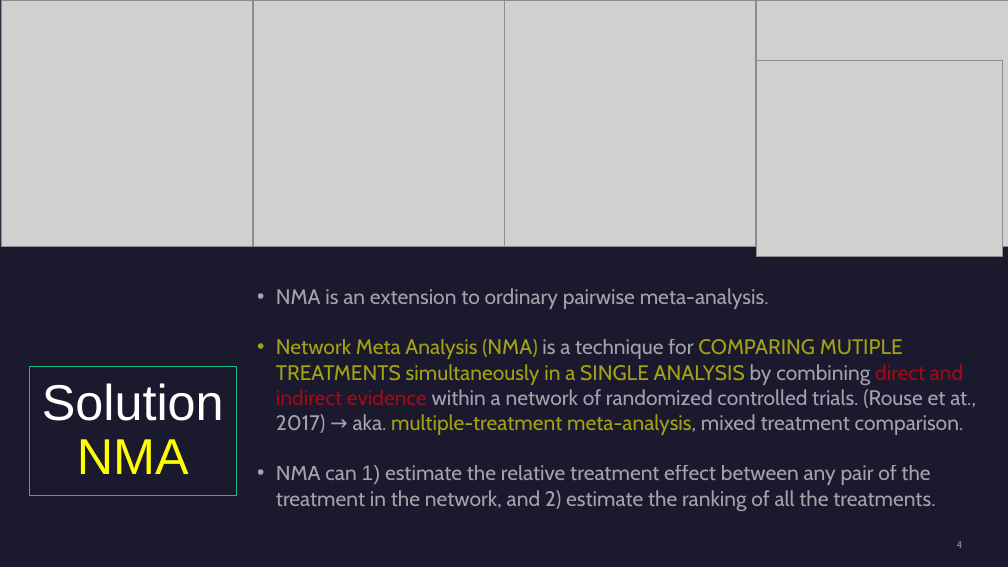
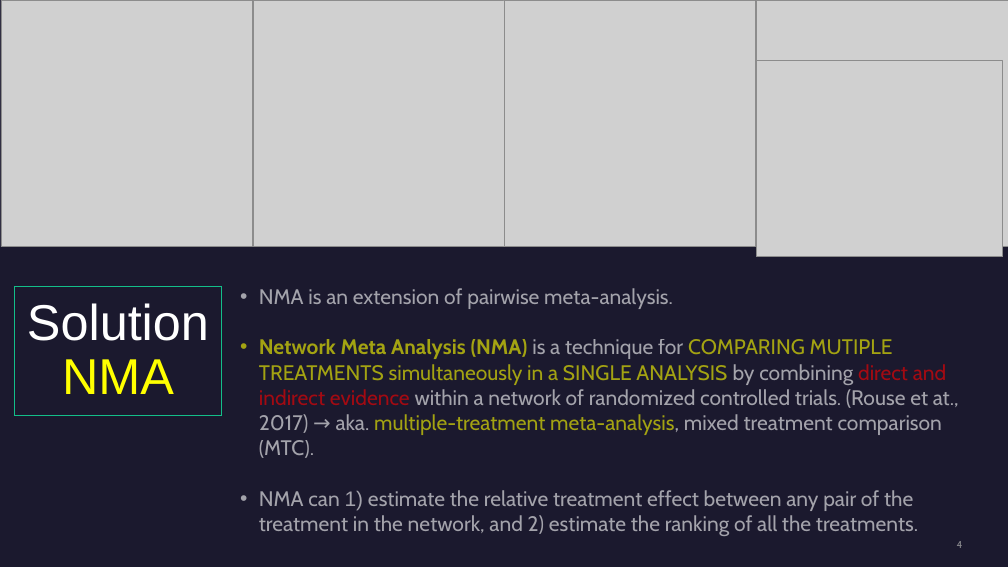
Before and after one commit to psyen0824/NMA, a slide deck: slide 4 of NMA_01Mar2024.pptx. Drawn at 1008x567 pixels with LibreOffice and Linux fonts; fonts in the diff are those of the drawing; grey boxes stand for pictures. Boxes give left, top, right and bottom in pixels: in the first picture for what was removed or moved away, otherwise in the second. Text is boxed around its words. In the diff, an @@ line names an element or a change of style, - is before the commit and + after.

```diff
--- a/NMA_01Mar2024.pptx
+++ b/NMA_01Mar2024.pptx
@@ title "Solution NMA": place and size @@
-title "Solution NMA" at [29, 367, 237, 496]
+title "Solution NMA" at [14, 287, 222, 416]
@@ text "NMA is an extension of ...": place and size @@
-text "NMA is an extension of ..." at [276, 288, 976, 511]
+text "NMA is an extension of ..." at [259, 288, 959, 536]
@@ text at [259, 288, 959, 458]: text changed @@
-• NMA is an extension to ordinary pairwise meta-analysis.
-• Network Meta Analysis (NMA) is a technique for COMPARING MUTIPLE TREATMENTS simultaneously in a SINGLE ANALYSIS by combining direct and indirect evidence within a network of randomized controlled trials. (Rouse et at., 2017) → aka. multiple-treatment meta-analysis, mixed treatment comparison.
+• NMA is an extension of pairwise meta-analysis.
+• Network Meta Analysis (NMA) is a technique for COMPARING MUTIPLE TREATMENTS simultaneously in a SINGLE ANALYSIS by combining direct and indirect evidence within a network of randomized controlled trials. (Rouse et at., 2017) → aka. multiple-treatment meta-analysis, mixed treatment comparison (MTC).
```
Also in this commit, not shown: 6 other slides changed, 2 slides added, 1 other file.
